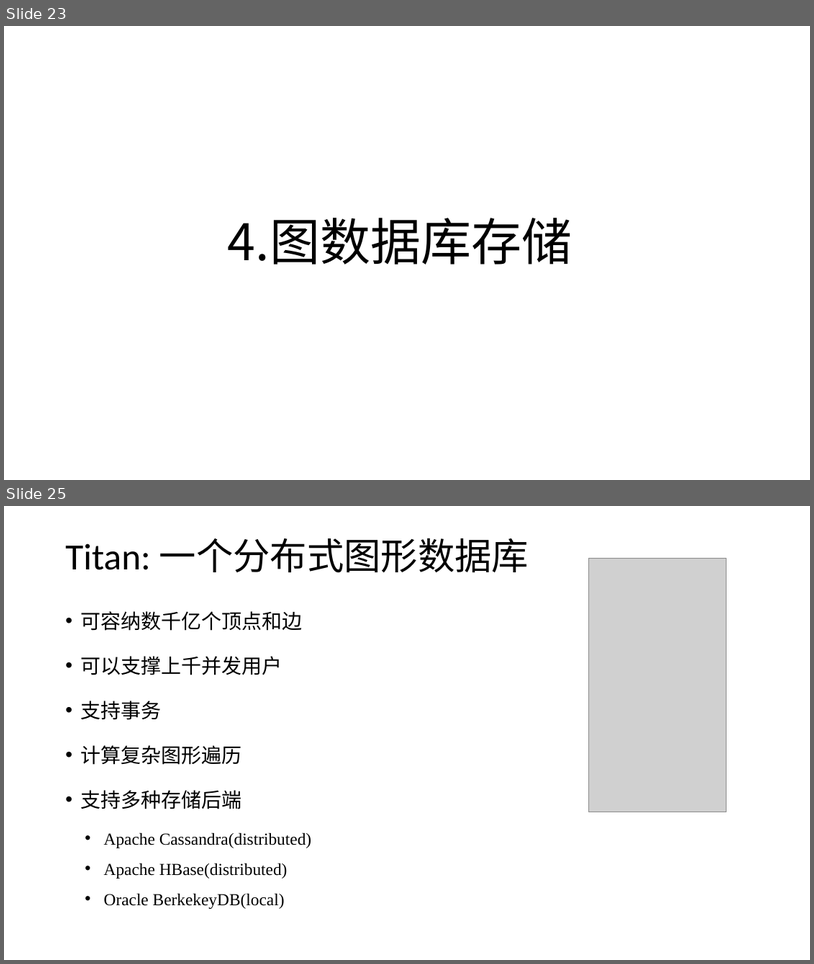
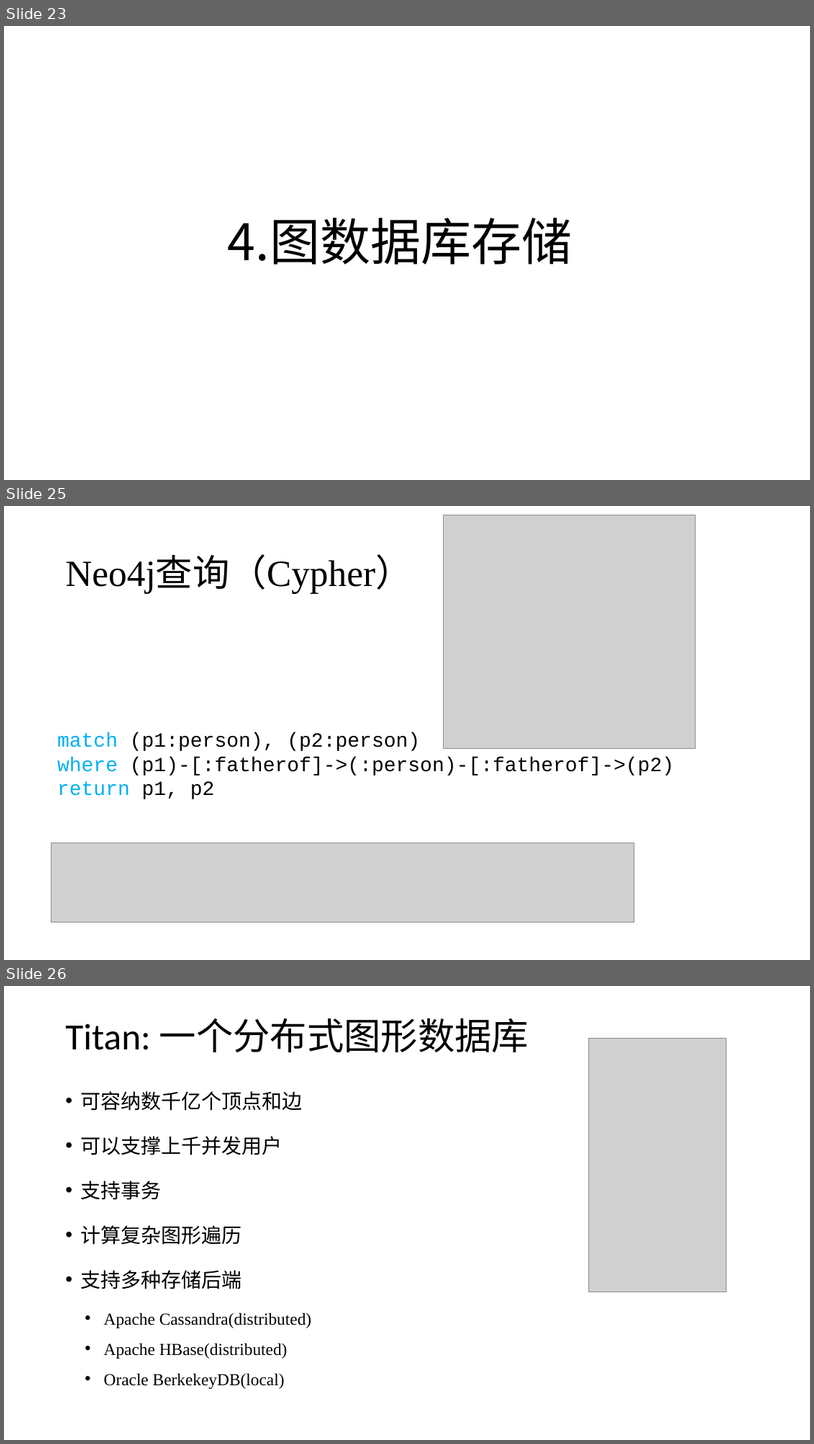
Before and after one commit to zyxdSTU/presetation, a slide deck: 知识图谱存储与查询/知识图谱的查询与存储.pptx. Shown one above the other, each under a label of ours: slides 23 and 25 before the commit, slides 23, 25 and 26 after it; the slides between them are not shown. The pictures are 814x964 and 814x1444 pixels, drawn with LibreOffice and Linux fonts; fonts in the diff are those of the drawing; grey boxes stand for pictures. Boxes give left, top, right and bottom in pixels: in the first picture for what was removed or moved away, otherwise in the second. Text is boxed around its words. In the diff, an @@ line names an element or a change of style, - is before the commit and + after.

```diff
--- a/知识图谱存储与查询/知识图谱的查询与存储.pptx
+++ b/知识图谱存储与查询/知识图谱的查询与存储.pptx
@@ slide 25 added at [4,506,810,960], background #FFFFFF @@
@@ picture added at [444,515,696,749] @@
@@ title added at [65,556,412,593], 44 pt, text #000000 @@
+Neo4j查询（Cypher）
@@ text added at [57,732,674,799], 24 pt, text #000000 @@
+match (p1:person), (p2:person)
+where (p1)-[:fatherof]->(:person)-[:fatherof]->(p2)
+return p1, p2
@@ picture added at [52,842,634,921] @@
@@ what was slide 25 is now slide 26 @@
```
Also in this commit, not shown: 4 slides changed, 2 other slides added, 1 slide removed, 2 other files.
